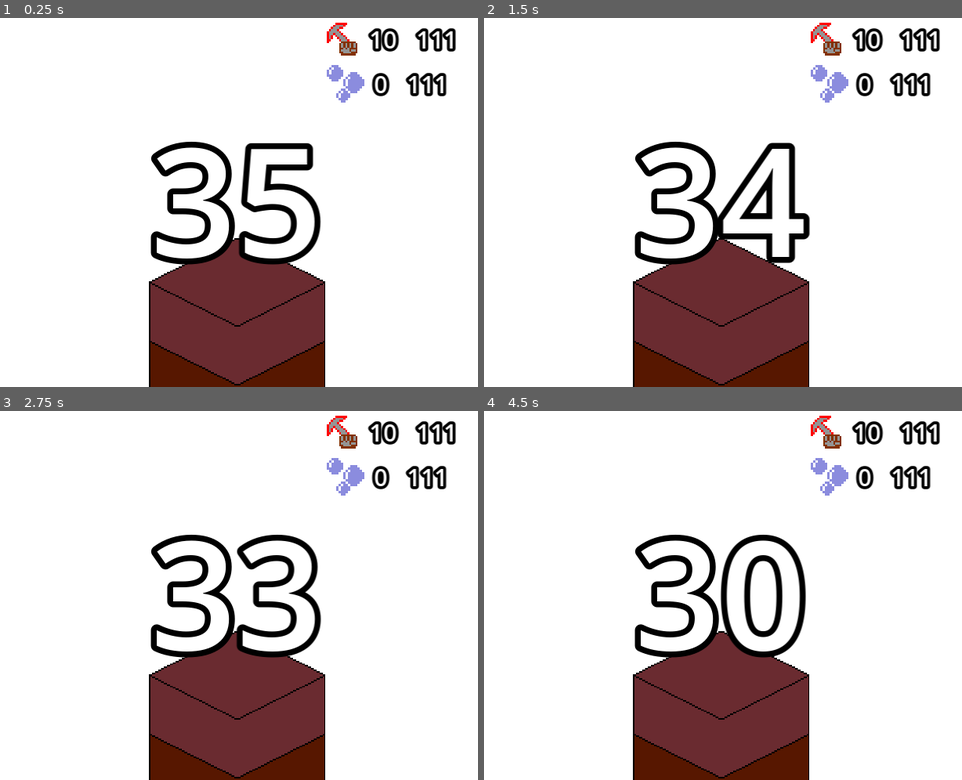
Above: before the commit, frames 1-4 (two rows, left to right).
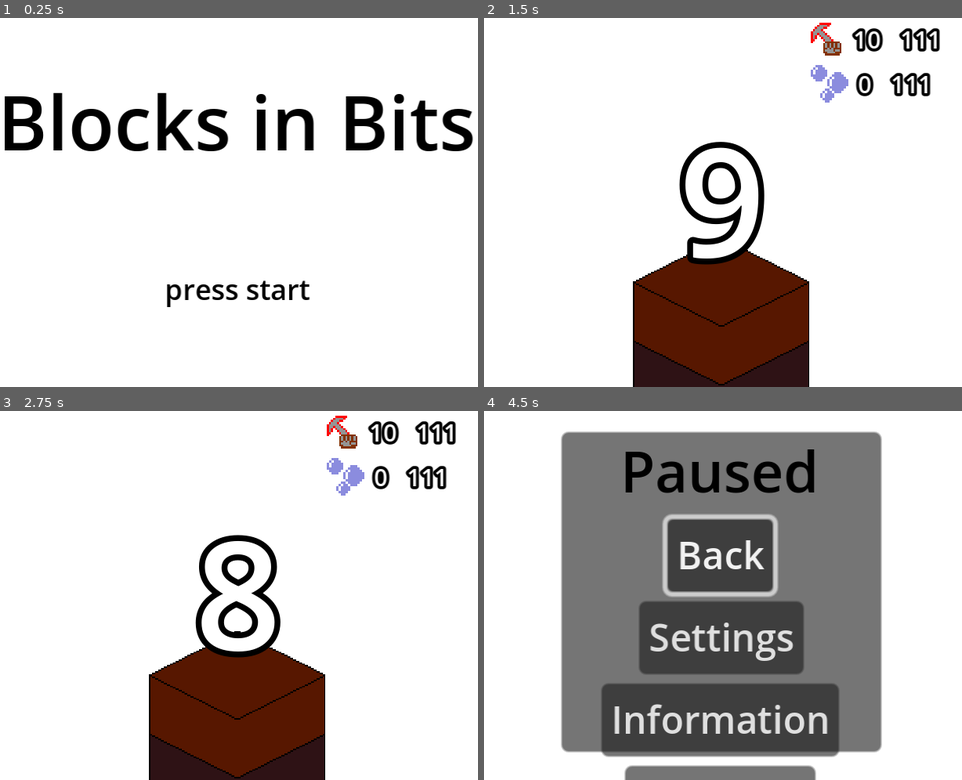
Above: after the commit, the same moments.

Repository: tfcb93/block-in-bits
Game: Godot game, scene res://Scenes/game.tscn
Same seed, same stepped clock (60 frames per second), same inputs: the game is played once before the commit and once after it. Before the commit the project starts from res://Scenes/level.tscn.
Inputs (mouse positions are in pixels of both pictures, inside the frame that each line leads up to):
- Up to frame 1 (0.25 s): no input
- Up to frame 2 (1.5 s): tap Enter (start) at 0.5, 0.8 s; move the mouse to (847, 180) at 0.52 s; hold Z (action) 0.53-1.25 s; click (847, 180) at 0.67 s; click (718, 161) at 1.25 s, where only the run after the commit has a clickable "Back"
- Up to frame 3 (2.75 s): tap Enter (start) at 2, 2.1 s; move the mouse to (124, 610) at 2.02 s; click (124, 610) at 2.17 s; tap Z (action) at 2.3 s
- Up to frame 4 (4.5 s): tap Enter (start) at 2.75, 3.05, 3.5, 3.6, 4.25 s; move the mouse to (775, 510) at 2.77 s; hold Z (action) 2.78-3.53 s; click (775, 510) at 2.92 s; move the mouse to (694, 665) at 3.52 s; click (694, 665) at 3.67 s; tap Z (action) at 3.8 s; move the mouse to (890, 647) at 4.27 s; hold Z (action) from 4.28 s (still down); click (890, 647) at 4.42 s

The runs differ from the first frame. In frame 1, 23% of the frame differs, in the area x 0-100%, y 1-100%; in frame 2, 17%; in frame 3, 16%; in frame 4, 62%, in the area x 16-96%, y 1-100%.

Commit message:
Creates the start and pause screens

Diff:
--- /dev/null
+++ b/Resources/big_text_label.tres
@@ -0,0 +1,5 @@
+[gd_resource type="LabelSettings" format=3 uid="uid://clji31jb7p4ew"]
+
+[resource]
+font_size = 24
+font_color = Color(0, 0, 0, 1)
--- /dev/null
+++ b/Resources/normal_text_label.tres
@@ -0,0 +1,5 @@
+[gd_resource type="LabelSettings" format=3 uid="uid://cnpd02d1dmt6i"]
+
+[resource]
+font_size = 12
+font_color = Color(0, 0, 0, 1)
--- /dev/null
+++ b/Resources/title_label.tres
@@ -0,0 +1,5 @@
+[gd_resource type="LabelSettings" format=3 uid="uid://beq4d7iguabky"]
+
+[resource]
+font_size = 32
+font_color = Color(0, 0, 0, 1)
--- a/Scenes/block_pile.tscn
+++ b/Scenes/block_pile.tscn
@@ -21,27 +21,19 @@
 [node name="Destroy Block Sound" type="AudioStreamPlayer" parent="."]
 stream = ExtResource("3_ee1jf")
 
-[node name="CanvasLayer" type="CanvasLayer" parent="."]
+[node name="interface" type="CanvasLayer" parent="."]
+unique_name_in_owner = true
 
-[node name="interface" type="Control" parent="CanvasLayer"]
-layout_mode = 3
-anchors_preset = 15
-anchor_right = 1.0
-anchor_bottom = 1.0
-grow_horizontal = 2
-grow_vertical = 2
-
-[node name="life_value" type="Label" parent="CanvasLayer/interface"]
-layout_mode = 1
+[node name="life_value" type="Label" parent="interface"]
 anchors_preset = 8
 anchor_left = 0.5
 anchor_top = 0.5
 anchor_right = 0.5
 anchor_bottom = 0.5
-offset_left = -9.5
-offset_top = -11.5
-offset_right = 9.5
-offset_bottom = 11.5
+offset_left = -36.5
+offset_top = -44.0
+offset_right = 36.5
+offset_bottom = 44.0
 grow_horizontal = 2
 grow_vertical = 2
 text = "00"
--- /dev/null
+++ b/Scenes/game.tscn
@@ -0,0 +1,13 @@
+[gd_scene load_steps=4 format=3 uid="uid://drarqqw6keabg"]
+
+[ext_resource type="Script" path="res://Scripts/game.gd" id="1_25r8w"]
+[ext_resource type="PackedScene" uid="uid://ofnaphcqerff" path="res://Scenes/start_screen.tscn" id="2_3tcmf"]
+[ext_resource type="PackedScene" uid="uid://dveothv1myxly" path="res://Scenes/pause_screen.tscn" id="3_0fafb"]
+
+[node name="game" type="Node2D"]
+script = ExtResource("1_25r8w")
+
+[node name="start screen" parent="." instance=ExtResource("2_3tcmf")]
+process_mode = 3
+
+[node name="pause screen" parent="." instance=ExtResource("3_0fafb")]
--- a/Scenes/level.tscn
+++ b/Scenes/level.tscn
@@ -7,6 +7,7 @@
 [ext_resource type="PackedScene" uid="uid://cuexpb3pghlwj" path="res://Scenes/block_pile.tscn" id="5_tawtn"]
 
 [node name="Level" type="Node2D"]
+process_mode = 1
 script = ExtResource("1_vegkm")
 
 [node name="Player" parent="." instance=ExtResource("2_jowxf")]
--- /dev/null
+++ b/Scenes/pause_screen.tscn
@@ -0,0 +1,79 @@
+[gd_scene load_steps=3 format=3 uid="uid://dveothv1myxly"]
+
+[ext_resource type="Script" path="res://Scripts/pause_screen.gd" id="1_60t84"]
+[ext_resource type="LabelSettings" uid="uid://clji31jb7p4ew" path="res://Resources/big_text_label.tres" id="2_ij2l0"]
+
+[node name="pause screen" type="Node2D"]
+process_mode = 2
+script = ExtResource("1_60t84")
+
+[node name="interface" type="CanvasLayer" parent="."]
+unique_name_in_owner = true
+
+[node name="ColorRect" type="ColorRect" parent="interface"]
+anchors_preset = 15
+anchor_right = 1.0
+anchor_bottom = 1.0
+grow_horizontal = 2
+grow_vertical = 2
+
+[node name="Panel" type="Panel" parent="interface"]
+anchors_preset = 8
+anchor_left = 0.5
+anchor_top = 0.5
+anchor_right = 0.5
+anchor_bottom = 0.5
+offset_left = -68.0
+offset_top = -68.0
+offset_right = 68.0
+offset_bottom = 68.0
+grow_horizontal = 2
+grow_vertical = 2
+
+[node name="VBoxContainer" type="VBoxContainer" parent="interface/Panel"]
+layout_mode = 0
+offset_right = 136.0
+offset_bottom = 136.0
+
+[node name="Title" type="Label" parent="interface/Panel/VBoxContainer"]
+layout_mode = 2
+text = "Paused"
+label_settings = ExtResource("2_ij2l0")
+horizontal_alignment = 1
+
+[node name="btn_back" type="Button" parent="interface/Panel/VBoxContainer"]
+unique_name_in_owner = true
+layout_mode = 2
+size_flags_horizontal = 4
+focus_neighbor_top = NodePath("../btn_exit")
+focus_neighbor_bottom = NodePath("../btn_settings")
+text = "Back"
+
+[node name="btn_settings" type="Button" parent="interface/Panel/VBoxContainer"]
+unique_name_in_owner = true
+layout_mode = 2
+size_flags_horizontal = 4
+focus_neighbor_top = NodePath("../btn_back")
+focus_neighbor_bottom = NodePath("../btn_info")
+text = "Settings"
+
+[node name="btn_info" type="Button" parent="interface/Panel/VBoxContainer"]
+unique_name_in_owner = true
+layout_mode = 2
+size_flags_horizontal = 4
+focus_neighbor_top = NodePath("../btn_settings")
+focus_neighbor_bottom = NodePath("../btn_exit")
+text = "Information"
+
+[node name="btn_exit" type="Button" parent="interface/Panel/VBoxContainer"]
+unique_name_in_owner = true
+layout_mode = 2
+size_flags_horizontal = 4
+focus_neighbor_top = NodePath("../btn_info")
+focus_neighbor_bottom = NodePath("../btn_back")
+text = "Exit Level"
+
+[connection signal="pressed" from="interface/Panel/VBoxContainer/btn_back" to="." method="_on_btn_back_pressed"]
+[connection signal="pressed" from="interface/Panel/VBoxContainer/btn_settings" to="." method="_on_btn_settings_pressed"]
+[connection signal="pressed" from="interface/Panel/VBoxContainer/btn_info" to="." method="_on_btn_info_pressed"]
+[connection signal="pressed" from="interface/Panel/VBoxContainer/btn_exit" to="." method="_on_btn_exit_pressed"]
--- a/Scenes/player.tscn
+++ b/Scenes/player.tscn
@@ -9,6 +9,7 @@
 script = ExtResource("1_pl5h6")
 
 [node name="interface" type="CanvasLayer" parent="."]
+unique_name_in_owner = true
 
 [node name="HBoxContainer" type="HBoxContainer" parent="interface"]
 anchors_preset = 1
--- a/Scenes/start_screen.tscn
+++ b/Scenes/start_screen.tscn
@@ -1,37 +1,41 @@
-[gd_scene load_steps=3 format=3 uid="uid://bvdotdi1t80tg"]
+[gd_scene load_steps=4 format=3 uid="uid://ofnaphcqerff"]
 
-[ext_resource type="LabelSettings" uid="uid://dn7yxqd7r7c4l" path="res://Resources/Settings/start_label_settings.tres" id="1_3y1no"]
+[ext_resource type="Script" path="res://Scripts/start_screen.gd" id="1_l6jgp"]
+[ext_resource type="LabelSettings" uid="uid://beq4d7iguabky" path="res://Resources/title_label.tres" id="2_6o5yt"]
+[ext_resource type="LabelSettings" uid="uid://cnpd02d1dmt6i" path="res://Resources/normal_text_label.tres" id="3_he0mn"]
 
-[sub_resource type="LabelSettings" id="LabelSettings_oodrd"]
-font_size = 64
-outline_size = 10
-outline_color = Color(0, 0, 0, 1)
+[node name="start screen" type="Node2D"]
+script = ExtResource("1_l6jgp")
 
-[node name="Start Screen" type="CanvasLayer"]
+[node name="interface" type="CanvasLayer" parent="."]
+unique_name_in_owner = true
 
-[node name="Title" type="Label" parent="."]
-anchors_preset = 5
-anchor_left = 0.5
-anchor_right = 0.5
-offset_left = -240.5
-offset_top = 222.0
-offset_right = 240.5
-offset_bottom = 313.0
+[node name="background" type="ColorRect" parent="interface"]
+anchors_preset = 15
+anchor_right = 1.0
+anchor_bottom = 1.0
 grow_horizontal = 2
-text = "BLOCKS IN BITS"
-label_settings = SubResource("LabelSettings_oodrd")
+grow_vertical = 2
 
-[node name="touch to start" type="Label" parent="."]
-anchors_preset = 7
-anchor_left = 0.5
+[node name="title" type="Label" parent="interface"]
+anchors_preset = 10
+anchor_right = 1.0
+offset_top = 25.0
+offset_bottom = 48.0
+grow_horizontal = 2
+text = "Blocks in Bits"
+label_settings = ExtResource("2_6o5yt")
+horizontal_alignment = 1
+
+[node name="text" type="Label" parent="interface"]
+anchors_preset = 12
 anchor_top = 1.0
-anchor_right = 0.5
+anchor_right = 1.0
 anchor_bottom = 1.0
-offset_left = -54.5
-offset_top = -355.0
-offset_right = 54.5
-offset_bottom = -329.0
+offset_top = -50.0
+offset_bottom = -27.0
 grow_horizontal = 2
 grow_vertical = 0
-text = "Touch to start"
-label_settings = ExtResource("1_3y1no")
+text = "press start"
+label_settings = ExtResource("3_he0mn")
+horizontal_alignment = 1
--- a/Scripts/block_pile.gd
+++ b/Scripts/block_pile.gd
@@ -5,7 +5,7 @@
 @onready var block_sounds := $"Block Sounds";
 @onready var destroy_block_sound := $"Destroy Block Sound";
 
-@onready var life_value := $CanvasLayer/interface/life_value;
+@onready var life_value := $interface/life_value;
 
 var pile_types: Array[String] = [];
 var taps_since_new_block := 0;
@@ -26,6 +26,9 @@
 
 	Events.connect("generate_pile", _on_generate_pile);
 	Events.connect("hit_block", _on_hit_block);
+
+	Events.connect("pause_game", _on_pause_game);
+	Events.connect("unpause_game", _on_unpause_game);
 	# Events.connect("tap",_on_screen_tap);
 	# life_value.text = str(blocks[0].life);
 
@@ -125,3 +128,9 @@
 
 # func set_actual_block(type: String) -> void:
 # 	Globals.actual_block_type = type;
+
+func _on_pause_game() -> void:
+	%interface.visible = false;
+
+func _on_unpause_game() -> void:
+	%interface.visible = true;
--- a/Scripts/blocks_and_pickaxes.gd
+++ /dev/null
@@ -1,167 +0,0 @@
-extends Node;
-
-# Information about the block.
-# point_status is the status against a pickaxe. It's an array of 3 numbers, those are, in order
-# damage caused to the block, damage caused to the pickaxe, points given for it.
-# Each of those are applicable by tap.
-# "MAX" means that a tap will destroy the pickaxe/item.
-
-# for now, all blocks has 100 of life
-var blocks_info = {
-	"earth" = {
-		"id" = 0,
-		"wettable" = false,
-		"point_status" = {
-			"shovel" = [100, 10, 30], "stone" = [30, 3, 5], "water" = [0, "MAX", 0], "steel" = [30, 3, 5], "blower" = [0, 0, 0], "drill" = [40, 2, 2], "hammer" = [20, 3, 5], "rubber" = [1, 5, 0], "scissors" = [1, 5, 0], "screw" = [1, 5, 0], "silk" = [100, "MAX", 100], "super" = [100, 1, 100]
-		}
-	},
-	"sand" = {
-		"id" = 1,
-		"wettable" = false,
-		"point_status" = {
-			"shovel" = [100, 10, 30], "stone" = [30, 3, 5], "water" = [0, "MAX", 0], "steel" = [30, 3, 5], "blower" = [0, 0, 0], "drill" = [40, 2, 2], "hammer" = [20, 3, 5], "rubber" = [1, 5, 0], "scissors" = [1, 5, 0], "screw" = [1, 5, 0], "silk" = [100, "MAX", 100], "super" = [100, 1, 100]
-		}
-	},
-	"stone" = {
-		"id" = 2,
-		"wettable" = false,
-		"point_status" = {
-			"shovel" = [0, 30, 0], "stone" = [10, 10, 5], "water" = [0, "MAX", 0], "steel" = [30, 5, 10], "blower" = [0, 0, 0], "drill" = [50, 5, 10], "hammer" = [10, 5, 2], "rubber" = [0, 5, 0], "scissors" = [1, "MAX", 0], "screw" = [1, "MAX", 0], "silk" = [100, "MAX", 100], "super" = [100, 1, 100]
-		}
-	},
-	"coal" = {
-		"id" = 3,
-		"wettable" = false,
-		"point_status" = {
-			"shovel" = [0, 30, 0], "stone" = [10, 8, 8], "water" = [0, "MAX", 0], "steel" = [40, 3, 12], "blower" = [0, 0, 0], "drill" = [60, 3, 12], "hammer" = [10, 5, 2], "rubber" = [0, 5, 0], "scissors" = [1, "MAX", 0], "screw" = [1, "MAX", 0], "silk" = [100, "MAX", 100], "super" = [100, 1, 100]
-		}
-	},
-	"metal" = {
-		"id" = 4,
-		"wettable" = false,
-		"point_status" = {
-			"shovel" = [0, "MAX", 0], "stone" = [2, 50, 1], "water" = [0, "MAX", 0], "steel" = [20, 20, 5], "blower" = [0, 0 ,0], "drill" = [30, 20, 8], "hammer" = [5, 5, 1], "rubber" = [0, 5, 0], "scissors" = [1, 10, 1], "screw" = [1, 10, 1], "silk" = [100, "MAX", 100], "super" = [100, 1, 100]
-		}
-	},
-	"gold" = {
-		"id" = 10,
-		"wettable" = false,
-		"point_status" = {
-			"shovel" = [0, "MAX", 0], "stone" = [2, 50, 10], "water" = [0, "MAX", 0], "steel" = [20, 20, 50], "blower" = [0, 0 ,0], "drill" = [30, 20, 80], "hammer" = [5, 5, 10], "rubber" = [0, 5, 0], "scissors" = [1, 10, 10], "screw" = [1, 10, 10], "silk" = [100, "MAX", 1000], "super" = [100, 1, 1000]
-		}
-	},
-	"silver" = {
-		"id" = 15,
-		"wettable" = false,
-		"point_status" = {
-			"shovel" = [0, "MAX", 0], "stone" = [2, 50, 5], "water" = [0, "MAX", 0], "steel" = [20, 20, 25], "blower" = [0, 0 ,0], "drill" = [30, 20, 40], "hammer" = [5, 5, 5], "rubber" = [0, 5, 0], "scissors" = [1, 10, 5], "screw" = [1, 10, 5], "silk" = [100, "MAX", 500], "super" = [100, 1, 500]
-		}
-	},
-	"copper" = {
-		"id" = 6,
-		"wettable" = false,
-		"point_status" = {
-			"shovel" = [0, "MAX", 0], "stone" = [2, 50, 3], "water" = [0, "MAX", 0], "steel" = [20, 20, 15], "blower" = [0, 0 ,0], "drill" = [30, 20, 24], "hammer" = [5, 5, 3], "rubber" = [0, 5, 0], "scissors" = [1, 10, 3], "screw" = [1, 10, 3], "silk" = [100, "MAX", 300], "super" = [100, 1, 300]
-		}
-	},
-	"quartz" = {
-		"id" = 13,
-		"wettable" = false,
-		"point_status" = {
-			"shovel" = [0, "MAX", 0], "stone" = [5, 10, 5], "water" = [0, "MAX", 0], "steel" = [20, 10, 5], "blower" = [0, 0, 0], "drill" = [30, 5, 5], "hammer" = [5, 10, 5], "rubber" = [1, 2, 0], "scissors" = [1, 50, 1], "screw" = [1, 50, 1], "silk" = [100, "MAX", 100], "super" = [100, 1, 100]
-		}
-	},
-	"emerald" = {
-		"id" = 19,
-		"wettable" = false,
-		"point_status" = {
-			"shovel" = [0, "MAX", 0], "stone" = [5, 20, 10], "water" = [0, "MAX", 0], "steel" = [20, 10, 10], "blower" = [0, 0, 0], "drill" = [30, 5, 15], "hammer" = [5, 10, 10], "rubber" = [1, 2, 0], "scissors" = [1, 50, 1], "screw" = [1, 50, 1], "silk" = [100, "MAX", 100], "super" = [100, 1, 100]
-		}
-	},
-	"ruby" = {
-		"id" = 18,
-		"wettable" = false,
-		"point_status" = {
-			"shovel" = [0, "MAX", 0], "stone" = [5, 30, 15], "water" = [0, "MAX", 0], "steel" = [20, 10, 15], "blower" = [0, 0, 0], "drill" = [30, 5, 20], "hammer" = [5, 10, 15], "rubber" = [1, 2, 0], "scissors" = [1, 50, 1], "screw" = [1, 50, 1], "silk" = [100, "MAX", 100], "super" = [100, 1, 100]
-		}
-	},
-	"sapphire" = {
-		"id" = 14,
-		"wettable" = false,
-		"point_status" = {
-			"shovel" = [0, "MAX", 0], "stone" = [5, 50, 30], "water" = [0, "MAX", 0], "steel" = [20, 10, 30], "blower" = [0, 0, 0], "drill" = [30, 5, 30], "hammer" = [5, 10, 20], "rubber" = [1, 2, 0], "scissors" = [1, 50, 1], "screw" = [1, 50, 1], "silk" = [100, "MAX", 100], "super" = [100, 1, 100]
-		}
-	},
-	"diamond" = {
-		"id" = 7,
-		"wettable" = false,
-		"point_status" = {
-			"shovel" = [0, "MAX", 0], "stone" = [0, "MAX", 0], "water" = [0, "MAX", 0], "steel" = [1, "MAX", 1], "blower" = [0, "MAX", 0], "drill" = [0, "MAX", 0], "hammer" = [0, "MAX", 0], "rubber" = [0, "MAX", 0], "scissors" = [0, "MAX", 0], "screw" = [0, "MAX", 0], "silk" = [100, "MAX", 100], "super" = [100, 1, 100]
-		}
-	},
-	"concrete" = {
-		"id" = 5,
-		"wettable" = false,
-		"point_status" = {
-			"shovel" = [0, 10, 0], "stone" = [2, 10, 1], "water" = [0, "MAX", 0], "steel" = [10, 5, 5], "blower" = [0, 0, 0], "drill" = [20, 5, 5], "hammer" = [1, 3, 1], "rubber" = [0, 2, 0], "scissors" = [0, "MAX", 0], "screw" = [0, "MAX", 0], "silk" = [100, "MAX", 100], "super" = [100, 1, 100]
-		}
-	},
-	"dust" = {
-		"id" = 8,
-		"wettable" = false,
-		"point_status" = {
-			"shovel" = [0, 0, 0], "stone" = [0, 0, 0], "water" = [0, "MAX", 0], "steel" = [0, 0, 0], "blower" = [100, 10, 50], "drill" = [0, 0, 0], "hammer" = [0, 0, 0], "rubber" = [0, 0, 0], "scissors" = [0, 0, 0], "screw" = [0, 0, 0], "silk" = [0, 0, 0], "super" = [100, 1, 100]
-		}
-	},
-	"electrical" = {
-		"id" = 9,
-		"wettable" = false,
-		"point_status" = {
-			"shovel" = [0, "MAX", 0], "stone" = [0, "MAX", 0], "water" = [0, "MAX", 0], "steel" = [0, "MAX", 0], "blower" = [0, 0, 0], "drill" = [0, "MAX", 0], "hammer" = [0, "MAX", 0], "rubber" = [10, 5, 10], "scissors" = [0, "MAX", 0], "screw" = [0, "MAX", 0], "silk" = [100, "MAX", 100], "super" = [100, 1, 100]
-		}
-	},
-	"mechanical" = {
-		"id" = 11,
-		"wettable" = false,
-		"point_status" = {
-			"shovel" = [0, "MAX", 0], "stone" = [0, "MAX", 0], "water" = [0, "MAX", 0], "steel" = [0, "MAX", 0], "blower" = [0, 0, 0], "drill" = [0, "MAX", 0], "hammer" = [0, "MAX", 0], "rubber" = [0, "MAX", 0], "scissors" = [0, "MAX", 0], "screw" = [10, 5, 10], "silk" = [100, "MAX", 100], "super" = [100, 1, 100]
-		}
-	},
-	"plastic" = {
-		"id" = 12,
-		"wettable" = false,
-		"point_status" = {
-			"shovel" = [0, 10, 0], "stone" = [5, 2, 1], "water" = [0, "MAX", 0], "steel" = [10, 1, 1], "blower" = [0, 0, 0], "drill" = [30, 5, 5], "hammer" = [1, 1, 1], "rubber" = [0, 1, 0], "scissors" = [10, 3, 15], "screw" = [0, 5, 1], "silk" = [100, "MAX", 100], "super" = [100, 1, 100]
-		}
-	},
-	"lava" = {
-		"id" = 16,
-		"wettable" = true,
-		"change_to" = "stone",
-		"point_status" = {
-			"shovel" = [0,"MAX",0], "stone" = [0,"MAX",0], "water" = [100,"MAX",100], "steel" = [0,"MAX",0], "blower" = [0,"MAX",0], "drill" = [0,"MAX",0], "hammer" = [0,"MAX",0], "rubber" = [0,"MAX",0], "scissors" = [0,"MAX",0], "screw" = [0,"MAX",0], "silk" = [0,"MAX",0], "super" = [0,"MAX",0]
-		}
-	},
-	"dark_matter" = {
-		"id" = 17,
-		"wettable" = false,
-		"point_status" = {
-			"shovel" = [1,"MAX",1], "stone" = [1,"MAX",1], "water" = [1,"MAX",1], "steel" = [1,"MAX",10], "blower" = [1,"MAX",10], "drill" = [1,"MAX",10], "hammer" = [1,"MAX",10], "rubber" = [1,"MAX",10], "scissors" = [1,"MAX",10], "screw" = [1,"MAX",10], "silk" = [1,"MAX",10], "super" = [1,"MAX",100]
-		}
-	},
-}
-
-var pickaxe_information = {
-	"shovel" = {"id"= "shovel", "name" = "shovel", "image_name" = "shovel", "price" = 100, "life_at_start" = 100},
-	"water" = {"id"= "water", "name" = "water bucket", "image_name" = "water", "price" = 100, "life_at_start" = 1},
-	"steel" = {"id"= "steel", "name" = "steel pickaxe", "image_name" = "steel", "price" = 500, "life_at_start" = 500},
-	"stone" = {"id"= "stone", "name" = "stone pickaxe", "image_name" = "stone", "price" = 300, "life_at_start" = 100},
-	"blower" = {"id"= "blower", "name" = "air blower", "image_name" = "air-blower", "price" = 150, "life_at_start" = 50},
-	"drill" = {"id"= "drill", "name" = "drill", "image_name" = "drill", "price" = 600, "life_at_start" = 300},
-	"hammer" = {"id"= "hammer", "name" = "hammer", "image_name" = "hammer", "price" = 200, "life_at_start" = 10},
-	"rubber" = {"id"= "rubber", "name" = "rubber", "image_name" = "rubber-pickaxe", "price" = 200, "life_at_start" = 60},
-	"scissors" = {"id"= "scissors", "name" = "scissors", "image_name" = "scissors", "price" = 100, "life_at_start" = 10},
-	"screw" = {"id"= "screw", "name" = "screw driver", "image_name" = "screw-driver", "price" = 100, "life_at_start" = 20},
-	"silk" = {"id"= "silk", "name" = "silk pickaxe", "image_name" = "silk-pickaxe", "price" = 500, "life_at_start" = 10},
-	"super" = {"id"= "super", "name" = "super pickaxe", "image_name" = "super-pickaxe", "price" = 1000000, "life_at_start" = 10},
-}
--- a/Scripts/events.gd
+++ b/Scripts/events.gd
@@ -25,6 +25,9 @@
 
 # =====
 
+signal close_start_screen();
+signal pause_game();
+signal unpause_game();
 
 signal generate_pile();
 signal hit_block(tool_resistance: int);
--- /dev/null
+++ b/Scripts/game.gd
@@ -0,0 +1,41 @@
+extends Node2D;
+
+@onready var level_instance := preload("res://Scenes/level.tscn");
+
+var generated_level: Node;
+
+# Called when the node enters the scene tree for the first time.
+func _ready() -> void:
+	Events.connect("unpause_game", _on_unpause_game);
+
+func _unhandled_input(event: InputEvent) -> void:
+	if (event.is_action_pressed("action")):
+		match Globals.game_state:
+			Globals.GAME_STATES.START_SCREEN:
+				start_game();
+			Globals.GAME_STATES.IN_GAME:
+				print("ignore value here");
+	elif (event.is_action_pressed("start")):
+		match Globals.game_state:
+			Globals.GAME_STATES.START_SCREEN:
+				start_game();
+			Globals.GAME_STATES.IN_GAME:
+				pause_game();
+			Globals.GAME_STATES.PAUSED:
+				print("ignore this paused value");
+
+func start_game() -> void:
+	print("game start");
+	Events.emit_signal("close_start_screen");
+	generated_level = level_instance.instantiate();
+	add_child(generated_level);
+	Globals.game_state = Globals.GAME_STATES.IN_GAME;
+
+func pause_game() -> void:
+	get_tree().paused = true;
+	Globals.game_state = Globals.GAME_STATES.PAUSED;
+	Events.emit_signal("pause_game");
+
+func _on_unpause_game() -> void:
+	get_tree().paused = false;
+	Globals.game_state = Globals.GAME_STATES.IN_GAME;
--- a/Scripts/globals.gd
+++ b/Scripts/globals.gd
@@ -20,7 +20,7 @@
 
 # game states
 enum GAME_STATES {START_SCREEN, SETTINGS, IN_GAME, PAUSED, EXIT};
-var game_state := GAME_STATES.IN_GAME;
+var game_state := GAME_STATES.START_SCREEN;
 
 
 # blocks
--- /dev/null
+++ b/Scripts/pause_screen.gd
@@ -0,0 +1,31 @@
+extends Node2D;
+
+
+func _ready() -> void:
+	Events.connect("pause_game",_on_pause_game);
+	Events.connect("unpause_game",_on_unpause_game);
+	if (not get_tree().paused):
+		%interface.visible = false;
+
+func _on_pause_game() -> void:
+	%interface.visible = true;
+	%btn_back.grab_focus();
+
+func _on_unpause_game() -> void:
+	%interface.visible = false;
+
+
+func _on_btn_back_pressed() -> void:
+	Events.emit_signal("unpause_game");
+
+
+func _on_btn_settings_pressed() -> void:
+	pass # Replace with function body.
+
+
+func _on_btn_info_pressed() -> void:
+	pass # Replace with function body.
+
+
+func _on_btn_exit_pressed() -> void:
+	pass # Replace with function body.
--- a/Scripts/player.gd
+++ b/Scripts/player.gd
@@ -7,6 +7,9 @@
 func _ready() -> void:
 
 	Events.connect("earn_points", _on_earn_points);
+
+	Events.connect("pause_game", _on_pause_game);
+	Events.connect("unpause_game", _on_unpause_game);
 
 	update_interface_values();
 	update_interface_player_points();
@@ -23,3 +26,9 @@
 func _on_earn_points(earned_points: int) -> void:
 	points += earned_points * player_tool.point_multiplyer;
 	update_interface_player_points();
+
+func _on_pause_game() -> void:
+	%interface.visible = false;
+
+func _on_unpause_game() -> void:
+	%interface.visible = true;
--- /dev/null
+++ b/Scripts/start_screen.gd
@@ -0,0 +1,10 @@
+extends Node2D;
+
+
+
+# Called when the node enters the scene tree for the first time.
+func _ready() -> void:
+	Events.connect("close_start_screen", _on_close_start_screen);
+
+func _on_close_start_screen() -> void:
+	%interface.visible = false;
--- a/project.godot
+++ b/project.godot
@@ -11,7 +11,7 @@
 [application]
 
 config/name="Block in Bits"
-run/main_scene="res://Scenes/level.tscn"
+run/main_scene="res://Scenes/game.tscn"
 config/features=PackedStringArray("4.3", "Mobile")
 config/icon="res://icon.svg"
 
@@ -19,7 +19,6 @@
 
 Events="*res://Scripts/events.gd"
 Globals="*res://Scripts/globals.gd"
-BAP="*res://Scripts/blocks_and_pickaxes.gd"
 
 [debug]
 
Binary file changed: Resources/design.aseprite
